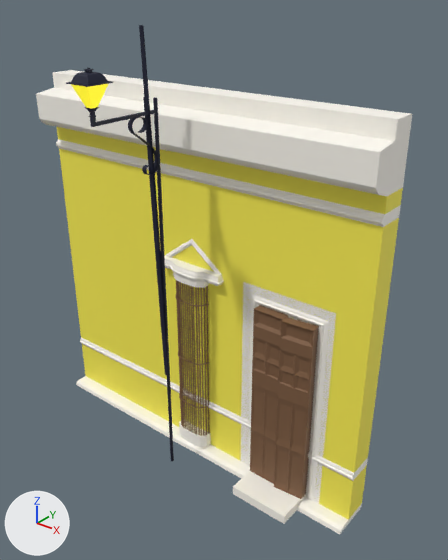
An edit to the FBX model TestFunko/Assets/Models/Prototyping/Izamal/walls_1.fbx, drawn before and after from the same camera.
Rendered twice from a camera (50 mm lens) standing at (1.93, -2.18, 2.46) and looking at (0.24, -0.06, 1.15). Lighting does not change. The marker at lower left points along +X, +Y and +Z. Where no turn or scale is listed for an object, it has been applied to the vertices. Vertices at the same position are counted once.

The scene before the commit, as lines of its bpy script (objects in view):
```python
ob_corner90 = bpy.data.objects.new('Corner90', me_cube_004)
ob_corner90.location = (0.1, 0.125, 0.0)
ob_door = bpy.data.objects.new('Door', me_cube_010)
ob_door.location = (0.323, 0.002, 0.0)
ob_pole = bpy.data.objects.new('Pole', me_cylinder)
ob_pole.location = (0.0, -0.211, 0.0)
ob_poleflair1 = bpy.data.objects.new('PoleFlair1', me_mesh)
ob_poleflair1.location = (0.0, -0.308, 1.813)
ob_poleflair1_001 = bpy.data.objects.new('PoleFlair1.001', me_mesh_001)
ob_poleflair1_001.location = (0.0, -0.266, 1.393)
ob_wall2x2x0_25 = bpy.data.objects.new('Wall2x2x0.25', me_cube_003)
ob_wall2x2x0_25.location = (-1.0, 0.125, 0.0)
# also in view: 'Window' at (0.0, -0.05, 0.66); 'StreetLightGlass' at (0.0, -0.58, 2.06)
```
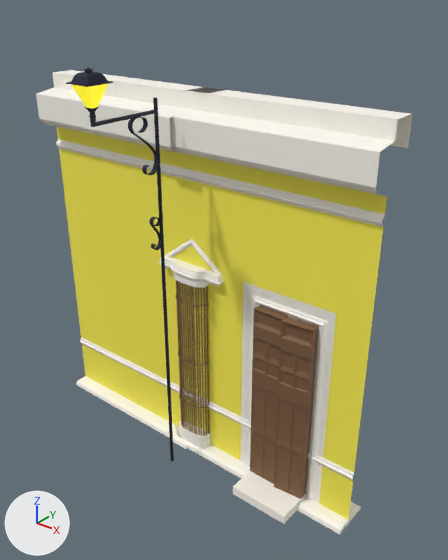
Changed parts and their boxes (x1, y1, x2, y2) in the pictures (448 x 560 px):
'PoleFlair1.001', deleted: before (139, 25, 168, 376)
'Corner45', added: after (147, 110, 189, 449)
'PoleFlair1', deleted: before (128, 117, 159, 175)
part 1 of me_cube_003, deleted: before (340, 114, 412, 534)
part 2 of me_cube_004, cut back: before (183, 179, 208, 269); after (183, 87, 223, 269)
part 3 of me_cylinder, added: after (149, 217, 163, 250)
part 4 of me_cylinder, added: after (128, 117, 159, 175)

What the commit changed:
me_cube_004 is used by ob_corner90; location (0.1, 0.125, 0.0).
me_cube_004 had 208 vertices, 204 faces and spanned x -0.25..0.0, y -0.25..0.0, z 0.0..2.0.
me_cube_004 now has 160 vertices, 106 faces and spans x -0.25..0.0, y -0.25..0.0, z 0.0..2.0.
Part 2, on me_cube_004:
54 vertices are removed from x -0.14..0.0, y -0.14..0.0, z 0.0..1.92.
128 faces are deleted.
4 vertices move within x 0.0, y -0.16..-0.15, z 0.3..1.61.
6 vertices are added at (0.0, -0.14, 0.88), (-0.14, -0.15, 0.88), (-0.14, 0.0, 0.88), (0.0, -0.14, 1.2), (-0.14, -0.15, 1.2), (-0.14, 0.0, 1.2).
24 new faces join them, mat_whiteprofile (white #fffbf2).
6 new faces join them, mat_yellowwall (yellow #fff353).
me_cube_003 is used by ob_wall2x2x0_25; location (-1.0, 0.125, 0.0).
me_cube_003 had 206 vertices, 204 faces and spanned x 0.0..2.0, y -0.25..0.0, z 0.0..2.0.
me_cube_003 now has 114 vertices, 56 faces and spans x 0.0..2.0, y -0.25..0.0, z 0.0..2.0.
Part 1, on me_cube_003:
92 vertices are removed from x 0.0..2.0, y -0.14..0.0, z 0.02..1.77.
148 faces are deleted.
me_cylinder is used by ob_pole; location (0.0, -0.211, 0.0).
me_cylinder had 116 vertices, 105 faces and spanned x -0.06..0.06, y -0.43..-0.01, z 0.0..2.16.
me_cylinder now has 711 vertices, 685 faces and spans x -0.06..0.06, y -0.43..-0.01, z 0.0..2.16.
me_cylinder part 3: a new loose piece of 244 vertices spanning x -0.01..0.01, y -0.08..-0.03, z 1.31..1.47, in mat_pole (dark blue #0c122f).
me_cylinder part 4: a new loose piece of 244 vertices spanning x -0.01..0.01, y -0.18..-0.03, z 1.68..1.94, in mat_pole (dark blue #0c122f).
me_cylinder now uses material mat_streetlight (yellow #e7df39).
me_cylinder now uses material mat_streetlightglass (yellow #e7d92b).
Mesh me_cube_000 is new.
It has 156 vertices, 102 faces and spans x -0.24..0.0, y -0.15..0.07, z 0.0..2.0.
Faces by material slot: [6, 96].
It uses material mat_yellowwall (yellow #fff353).
It uses material mat_whiteprofile (white #fffbf2).
Object 'PoleFlair1' (ob_poleflair1) is deleted.
Object 'PoleFlair1.001' (ob_poleflair1_001) is deleted.
Object 'Corner45' (ob_corner45) is new; it shows me_cube_000.
Its location is (0.0, 0.0, 0.0).
